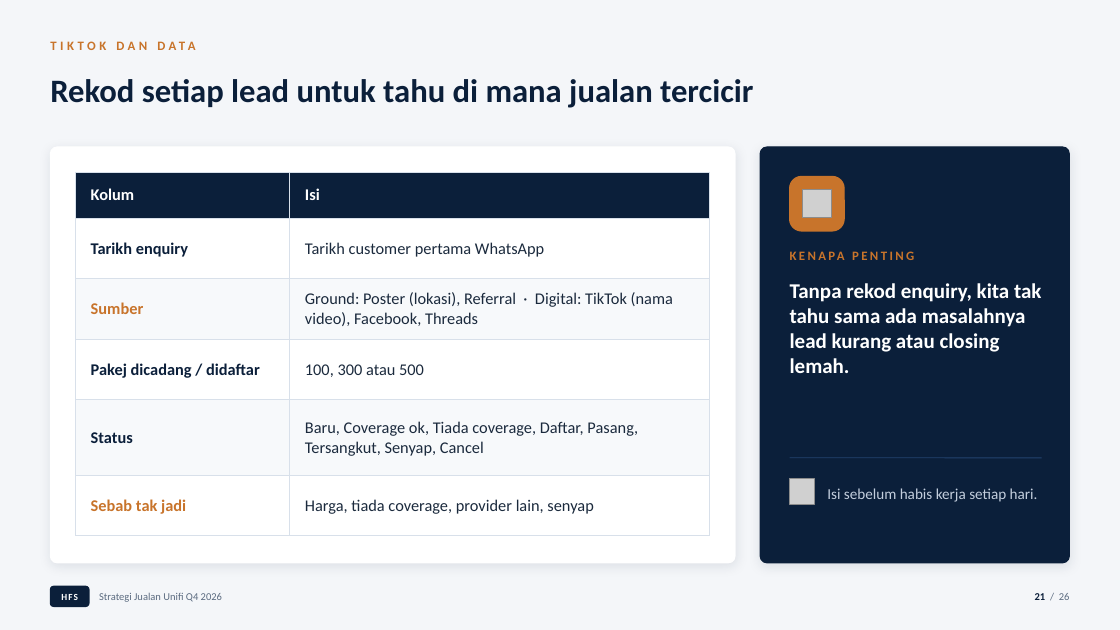
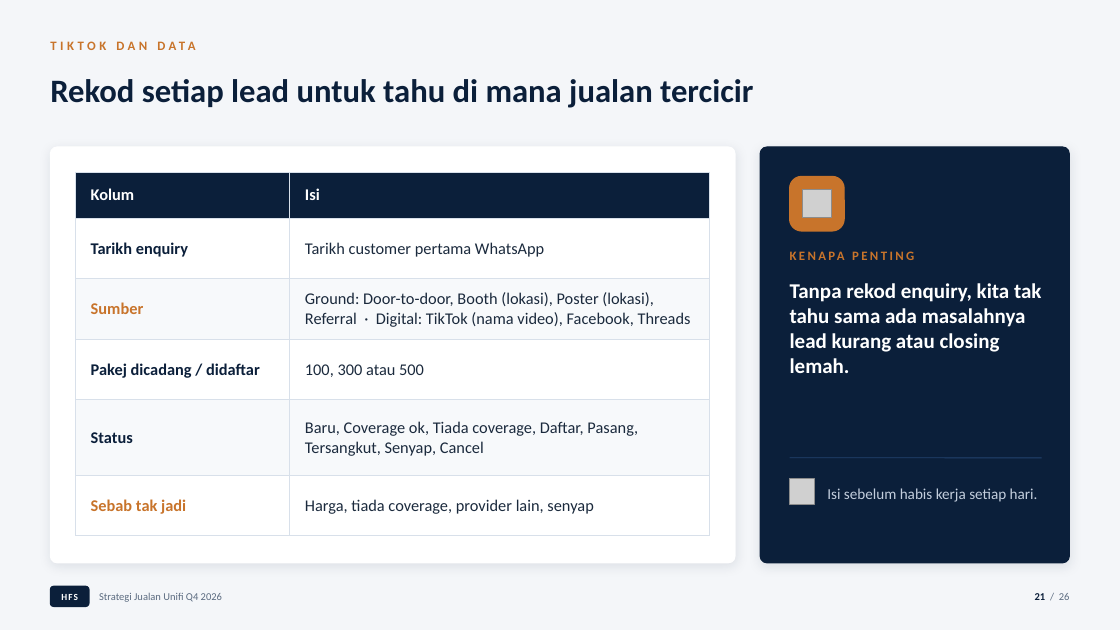
Before and after one commit to nooratikaa/testEditLM1, a slide deck: slide 21 of HFS_Strategi_Jualan_Unifi_Q4_2026_v2.pptx. Drawn at 1120x630 pixels with LibreOffice and Linux fonts; fonts in the diff are those of the drawing; grey boxes stand for pictures. Boxes give left, top, right and bottom in pixels: in the first picture for what was removed or moved away, otherwise in the second. Text is boxed around its words. In the diff, an @@ line names an element or a change of style, - is before the commit and + after.

```diff
--- a/HFS_Strategi_Jualan_Unifi_Q4_2026_v2.pptx
+++ b/HFS_Strategi_Jualan_Unifi_Q4_2026_v2.pptx
@@ table at [76, 172, 710, 518] @@
-row 3, column 2: Ground: Poster (lokasi), Referral · Digital: TikTok (nama video), Facebook, Threads
+row 3, column 2: Ground: Door-to-door, Booth (lokasi), Poster (lokasi), Referral · Digital: TikTok (nama video), Facebook, Threads
```
Also in this commit, not shown: 1 other slide changed.
